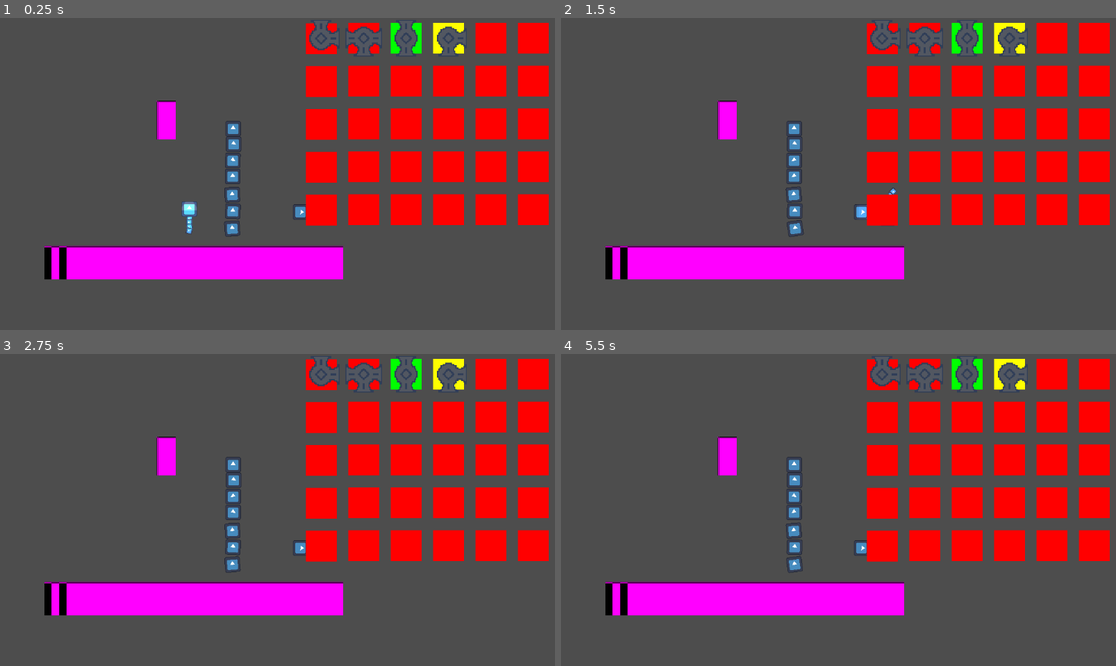
Above: before the commit, frames 1-4 (two rows, left to right).
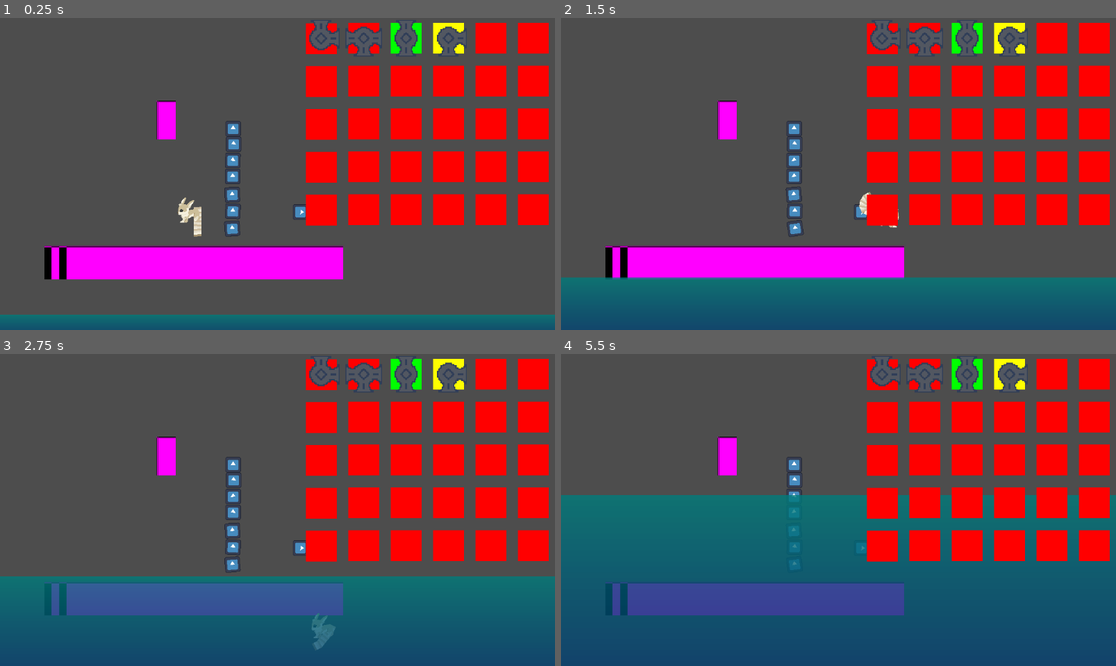
Above: after the commit, the same moments.

Repository: Daniel-M-C/CalgaryHacks2025
Game: Godot game, scene res://World/main_world.tscn
Two runs of this game, one before a commit and one after it. Both use one fixed random seed, a clock stepped at 60 frames per second and the inputs below. The engine's default icon, where the game draws it, is replaced by a stand-in: a white triangle on a blue panel in a dark square.
Inputs (mouse positions are in pixels of both pictures, inside the frame that each line leads up to):
- Up to frame 1 (0.25 s): no input
- Up to frame 2 (1.5 s): tap Enter (action) at 0.5 s; move the mouse to (960, 158) at 0.52 s; hold Enter (action) 0.53-1.28 s; hold D (right) from 0.53 s (still down); tap W (up) at 0.77, 0.8, 1.07, 1.35 s; move the mouse to (727, 189) at 1.27 s
- Up to frame 3 (2.75 s): tap W (up) at 1.52, 1.82, 2.3 s; tap Enter (action) at 1.55 s; move the mouse to (333, 441) at 2.02 s; release D (right) at 2.03 s; hold A (left) from 2.03 s (still down); hold Enter (action) from 2.03 s (still down)
- Up to frame 4 (5.5 s): move the mouse to (810, 572) at 2.77 s; release A (left) at 2.78 s; release Enter (action) at 2.78 s; hold D (right) 2.78-4.28 s; click (810, 572) at 2.85 s; tap W (up) at 3.02, 3.32, 3.77, 3.8, 4.07, 4.35, 4.52, 4.82, 5.3 s; tap Enter (action) at 3.05, 4.55 s; move the mouse to (1005, 556) at 3.52 s; hold Enter (action) 3.53-4.28 s; move the mouse to (672, 463) at 4.27 s; hold A (left) 4.28-5.03 s; move the mouse to (866, 510) at 5.02 s; hold D (right) from 5.03 s (still down); hold Enter (action) from 5.03 s (still down)

The runs differ from the first frame. In frame 1, 5.3% of the frame differs, in the area x 0-100%, y 57-100%; in frame 2, 17%; in frame 3, 29%; in frame 4, 49%, in the area x 0-100%, y 45-100%.

Commit message:
so little, yet so much time

Diff:
--- a/Animal/player_one.gd
+++ b/Animal/player_one.gd
@@ -6,9 +6,14 @@
 const MAX_HP = 100
 var hp = MAX_HP
 var carry_objext = ""
+var not_landed_yet = false
+var still_jumping = false
+var in_water = false
+
+@onready var sprite = $Sprite/AnimatedSprite2D
 
 func _physics_process(delta):
-
+	print(in_water)
 	if carry_objext:
 		if global_position.x - carry_objext.global_position.x > 50 or global_position.y - carry_objext.global_position.y > 50:
 			$GrabPoint.set_node_b("")
@@ -16,29 +21,45 @@
 
 
 	if not is_on_floor():
+		not_landed_yet = true
 		velocity += get_gravity() * delta
+		if velocity.y > 0:
+			sprite.play("falling")
+			pass # play jump up
 		if velocity.y < 0:
-			pass # play jump up
-		if velocity.y > 0:
+			if !still_jumping:
+				sprite.play("jumping")
 			pass # play jump down
+	elif not_landed_yet:
+		sprite.play("fall")
+		not_landed_yet = false
 
 	if Input.is_action_just_pressed("up") and is_on_floor():
 		velocity.y = JUMP_VELOCITY
 		$Audio/JumpSound.play()
+		sprite.play("jump")
+		still_jumping = true
 		pass # play jump start
 
 	var direction = Input.get_axis("left", "right")
 	if direction:
-		if velocity.y == 0:
+		if velocity.y == 0 and is_on_floor():
+			sprite.play("walk")
 			pass # play walking
 		velocity.x = direction * SPEED
 		if velocity.x < 0:
-			$Sprite/AnimatedSprite2D.scale.x = -0.25
+			sprite.scale.x = 1
+			$Tail.position.x = 7.0
 		elif velocity.x > 0:
-			$Sprite/AnimatedSprite2D.scale.x = 0.25
+			sprite.scale.x = -1
+			$Tail.position.x = -2.0
 	else:
+		if is_on_floor():
+			sprite.play("idle")
 		velocity.x = move_toward(velocity.x, 0, SPEED)
-
+	if in_water:
+		velocity.x /= 1.25
+		velocity.y /= 1.25
 	move_and_slide()
 
 
@@ -82,3 +103,8 @@
 
 		pass
 	pass
+
+
+func _on_animated_sprite_2d_animation_finished():
+	still_jumping = false
+	pass # Replace with function body.
--- a/Animal/player_one.tscn
+++ b/Animal/player_one.tscn
@@ -1,15 +1,38 @@
-[gd_scene load_steps=16 format=3 uid="uid://ctkpfei25vhd4"]
+[gd_scene load_steps=59 format=3 uid="uid://ctkpfei25vhd4"]
 
 [ext_resource type="Script" uid="uid://dr5a27ra4y5ll" path="res://Animal/player_one.gd" id="1_oi0yx"]
 [ext_resource type="Texture2D" uid="uid://bd4baj72jb54t" path="res://Assets/icon.svg" id="2_chexb"]
+[ext_resource type="Texture2D" uid="uid://dp8qd1mngerdh" path="res://Assets/Sprites/IMG_0690.jpg" id="2_mn4xn"]
 [ext_resource type="AudioStream" uid="uid://c0iqnvgkyy3vq" path="res://Audio/bark.wav" id="3_qx3xb"]
 [ext_resource type="AudioStream" uid="uid://d0b7p4iktdpaa" path="res://Audio/realjump.wav" id="4_0h8gg"]
+[ext_resource type="Texture2D" uid="uid://b8omg07bnht3t" path="res://Assets/Sprites/Damage/damage1.png" id="5_4yms3"]
+[ext_resource type="Texture2D" uid="uid://db5n3hjjlstew" path="res://Assets/Sprites/Idle/Base1_closed.png" id="5_qgtrj"]
+[ext_resource type="Texture2D" uid="uid://0qfv17t0cdph" path="res://Assets/Sprites/Damage/damage2.png" id="6_x4kdc"]
+[ext_resource type="Texture2D" uid="uid://5qsxlhr6uuph" path="res://Assets/Sprites/Fall/fall-2.png" id="8_5gifn"]
+[ext_resource type="Texture2D" uid="uid://d2giy35xbex3k" path="res://Assets/Sprites/Fall/fall-3.png" id="9_l32ng"]
+[ext_resource type="Texture2D" uid="uid://b42lckpdcpxdc" path="res://Assets/Sprites/Fall/fall-4.png" id="10_ud1f3"]
+[ext_resource type="Texture2D" uid="uid://d0a1bqisvyl01" path="res://Assets/Sprites/Idle/Base1_open.png" id="12_4f4sr"]
+[ext_resource type="Texture2D" uid="uid://c7kkqfwm50q4o" path="res://Assets/Sprites/Jump/jump-2.png" id="14_b2kcb"]
+[ext_resource type="Texture2D" uid="uid://0wqywyeh7erp" path="res://Assets/Sprites/Jump/jump-3.png" id="15_n3370"]
+[ext_resource type="Texture2D" uid="uid://br751u3wn27r5" path="res://Assets/Sprites/Jump/jump-4.png" id="16_n183g"]
+[ext_resource type="Texture2D" uid="uid://dlbkxbjxqaaga" path="res://Assets/Sprites/Jump/jump-5.png" id="17_wmv5b"]
+[ext_resource type="Texture2D" uid="uid://dx30s35vy6joh" path="res://Assets/Sprites/Jump/jump-6.png" id="18_3m8nl"]
+[ext_resource type="Texture2D" uid="uid://yhflk18vffky" path="res://Assets/Sprites/Jump/jump-7.png" id="19_q2xmn"]
+[ext_resource type="Texture2D" uid="uid://dvbpuqd6f2o4q" path="res://Assets/Sprites/Sitting/sit1.png" id="20_hyffb"]
+[ext_resource type="Texture2D" uid="uid://b4owx2jw0eqju" path="res://Assets/Sprites/Sitting/sit2.png" id="21_bfn65"]
+[ext_resource type="Texture2D" uid="uid://dde1jkfxhjqf0" path="res://Assets/Sprites/Sitting/sit_animatedpng.png" id="22_xmmct"]
+[ext_resource type="Texture2D" uid="uid://dc0yjv7u0qw46" path="res://Assets/Sprites/Walk/walk1.png" id="23_865jl"]
+[ext_resource type="Texture2D" uid="uid://cxs72cvnp37yf" path="res://Assets/Sprites/Walk/walk2.png" id="24_6rlec"]
+[ext_resource type="Texture2D" uid="uid://byg2a8emo7lqa" path="res://Assets/Sprites/Walk/walk3.png" id="25_kmnvg"]
+[ext_resource type="Texture2D" uid="uid://bcnqjhle3xklm" path="res://Assets/Sprites/Walk/walk4.png" id="26_didtd"]
+[ext_resource type="Texture2D" uid="uid://by8yhf54cqjbu" path="res://Assets/Sprites/Walk/walk4_closed.png" id="27_gp5fa"]
 
 [sub_resource type="CapsuleShape2D" id="CapsuleShape2D_oe7yg"]
-radius = 14.0
+radius = 13.0
+height = 40.0
 
 [sub_resource type="CircleShape2D" id="CircleShape2D_oi0yx"]
-radius = 15.0
+radius = 21.095
 
 [sub_resource type="Curve" id="Curve_oi0yx"]
 _data = [Vector2(0.0367647, 0.988764), 0.0, 0.0, 0, 0, Vector2(0.911765, 0), 0.0, 0.0, 0, 0]
@@ -34,6 +57,8 @@
 color_ramp = SubResource("GradientTexture1D_0h8gg")
 alpha_curve = SubResource("CurveTexture_chexb")
 
+[sub_resource type="CircleShape2D" id="CircleShape2D_3pwu1"]
+
 [sub_resource type="CapsuleShape2D" id="CapsuleShape2D_chexb"]
 radius = 1.0
 height = 2.0
@@ -41,27 +66,211 @@
 [sub_resource type="CircleShape2D" id="CircleShape2D_chexb"]
 radius = 37.054
 
-[sub_resource type="AtlasTexture" id="AtlasTexture_qx3xb"]
-atlas = ExtResource("2_chexb")
-region = Rect2(0, 0, 128, 128)
+[sub_resource type="AtlasTexture" id="AtlasTexture_ro3xd"]
+atlas = ExtResource("5_4yms3")
+region = Rect2(0, 0, 64, 64)
+
+[sub_resource type="AtlasTexture" id="AtlasTexture_t2uow"]
+atlas = ExtResource("6_x4kdc")
+region = Rect2(0, 0, 64, 64)
+
+[sub_resource type="AtlasTexture" id="AtlasTexture_xxjlb"]
+atlas = ExtResource("8_5gifn")
+region = Rect2(0, 0, 70, 64)
+
+[sub_resource type="AtlasTexture" id="AtlasTexture_5i3qy"]
+atlas = ExtResource("9_l32ng")
+region = Rect2(0, 0, 70, 64)
+
+[sub_resource type="AtlasTexture" id="AtlasTexture_68ytl"]
+atlas = ExtResource("10_ud1f3")
+region = Rect2(0, 0, 70, 64)
+
+[sub_resource type="AtlasTexture" id="AtlasTexture_wmuud"]
+atlas = ExtResource("5_qgtrj")
+region = Rect2(0, 0, 64, 64)
+
+[sub_resource type="AtlasTexture" id="AtlasTexture_yuxd3"]
+atlas = ExtResource("12_4f4sr")
+region = Rect2(0, 0, 64, 64)
+
+[sub_resource type="AtlasTexture" id="AtlasTexture_mvk2r"]
+atlas = ExtResource("14_b2kcb")
+region = Rect2(0, 0, 76, 81)
+
+[sub_resource type="AtlasTexture" id="AtlasTexture_2811n"]
+atlas = ExtResource("15_n3370")
+region = Rect2(0, 0, 76, 81)
+
+[sub_resource type="AtlasTexture" id="AtlasTexture_5lsmk"]
+atlas = ExtResource("16_n183g")
+region = Rect2(0, 0, 76, 81)
+
+[sub_resource type="AtlasTexture" id="AtlasTexture_igunv"]
+atlas = ExtResource("17_wmv5b")
+region = Rect2(0, 0, 76, 81)
+
+[sub_resource type="AtlasTexture" id="AtlasTexture_47102"]
+atlas = ExtResource("18_3m8nl")
+region = Rect2(0, 0, 76, 81)
+
+[sub_resource type="AtlasTexture" id="AtlasTexture_b7bph"]
+atlas = ExtResource("19_q2xmn")
+region = Rect2(0, 0, 76, 81)
+
+[sub_resource type="AtlasTexture" id="AtlasTexture_5ecdl"]
+atlas = ExtResource("20_hyffb")
+region = Rect2(0, 0, 64, 64)
+
+[sub_resource type="AtlasTexture" id="AtlasTexture_mqx43"]
+atlas = ExtResource("21_bfn65")
+region = Rect2(0, 0, 64, 64)
+
+[sub_resource type="AtlasTexture" id="AtlasTexture_v8yfk"]
+atlas = ExtResource("22_xmmct")
+region = Rect2(0, 0, 64, 64)
+
+[sub_resource type="AtlasTexture" id="AtlasTexture_81i0k"]
+atlas = ExtResource("23_865jl")
+region = Rect2(0, 0, 64, 64)
+
+[sub_resource type="AtlasTexture" id="AtlasTexture_nlr6g"]
+atlas = ExtResource("24_6rlec")
+region = Rect2(0, 0, 64, 64)
+
+[sub_resource type="AtlasTexture" id="AtlasTexture_js4p3"]
+atlas = ExtResource("25_kmnvg")
+region = Rect2(0, 0, 64, 64)
+
+[sub_resource type="AtlasTexture" id="AtlasTexture_nu5us"]
+atlas = ExtResource("26_didtd")
+region = Rect2(0, 0, 64, 64)
+
+[sub_resource type="AtlasTexture" id="AtlasTexture_fqdqf"]
+atlas = ExtResource("27_gp5fa")
+region = Rect2(0, 0, 64, 64)
 
 [sub_resource type="SpriteFrames" id="SpriteFrames_0h8gg"]
 animations = [{
 "frames": [{
 "duration": 1.0,
-"texture": SubResource("AtlasTexture_qx3xb")
+"texture": SubResource("AtlasTexture_ro3xd")
+}, {
+"duration": 1.0,
+"texture": SubResource("AtlasTexture_t2uow")
 }],
 "loop": true,
-"name": &"default",
+"name": &"damage",
+"speed": 5.0
+}, {
+"frames": [{
+"duration": 1.0,
+"texture": SubResource("AtlasTexture_xxjlb")
+}, {
+"duration": 1.0,
+"texture": SubResource("AtlasTexture_5i3qy")
+}, {
+"duration": 1.0,
+"texture": SubResource("AtlasTexture_68ytl")
+}],
+"loop": false,
+"name": &"fall",
+"speed": 5.0
+}, {
+"frames": [{
+"duration": 1.0,
+"texture": SubResource("AtlasTexture_xxjlb")
+}],
+"loop": false,
+"name": &"falling",
+"speed": 5.0
+}, {
+"frames": [{
+"duration": 0.5,
+"texture": SubResource("AtlasTexture_wmuud")
+}, {
+"duration": 5.0,
+"texture": SubResource("AtlasTexture_yuxd3")
+}],
+"loop": true,
+"name": &"idle",
+"speed": 5.0
+}, {
+"frames": [{
+"duration": 1.0,
+"texture": SubResource("AtlasTexture_mvk2r")
+}, {
+"duration": 1.0,
+"texture": SubResource("AtlasTexture_2811n")
+}, {
+"duration": 1.0,
+"texture": SubResource("AtlasTexture_5lsmk")
+}, {
+"duration": 1.0,
+"texture": SubResource("AtlasTexture_igunv")
+}, {
+"duration": 1.0,
+"texture": SubResource("AtlasTexture_47102")
+}, {
+"duration": 1.0,
+"texture": SubResource("AtlasTexture_b7bph")
+}],
+"loop": false,
+"name": &"jump",
+"speed": 15.0
+}, {
+"frames": [{
+"duration": 1.0,
+"texture": SubResource("AtlasTexture_47102")
+}],
+"loop": false,
+"name": &"jumping",
+"speed": 1.0
+}, {
+"frames": [{
+"duration": 5.0,
+"texture": SubResource("AtlasTexture_5ecdl")
+}, {
+"duration": 0.5,
+"texture": SubResource("AtlasTexture_mqx43")
+}, {
+"duration": 2.5,
+"texture": SubResource("AtlasTexture_v8yfk")
+}],
+"loop": true,
+"name": &"sit",
+"speed": 5.0
+}, {
+"frames": [{
+"duration": 1.0,
+"texture": SubResource("AtlasTexture_81i0k")
+}, {
+"duration": 1.0,
+"texture": SubResource("AtlasTexture_nlr6g")
+}, {
+"duration": 1.0,
+"texture": SubResource("AtlasTexture_js4p3")
+}, {
+"duration": 1.0,
+"texture": SubResource("AtlasTexture_nu5us")
+}, {
+"duration": 1.0,
+"texture": SubResource("AtlasTexture_fqdqf")
+}],
+"loop": true,
+"name": &"walk",
 "speed": 5.0
 }]
 
-[node name="PlayerOne" type="CharacterBody2D"]
+[node name="PlayerOne" type="CharacterBody2D" groups=["player"]]
 z_index = 3
-collision_layer = 0
+collision_layer = 16
+collision_mask = 17
 script = ExtResource("1_oi0yx")
 
 [node name="CollisionShape2D" type="CollisionShape2D" parent="."]
+position = Vector2(0, 11)
+rotation = 1.5708
 shape = SubResource("CapsuleShape2D_oe7yg")
 
 [node name="HurtBox" type="Area2D" parent="."]
@@ -69,6 +278,7 @@
 collision_mask = 8
 
 [node name="CollisionShape2D" type="CollisionShape2D" parent="HurtBox"]
+position = Vector2(-2, 9)
 shape = SubResource("CircleShape2D_oi0yx")
 
 [node name="GPUParticles2D" type="GPUParticles2D" parent="."]
@@ -79,24 +289,41 @@
 
 [node name="Tail" type="Node2D" parent="."]
 z_index = 2
-position = Vector2(3, 0)
+position = Vector2(20, 13)
 rotation = -1.5708
 
+[node name="TailBase" type="StaticBody2D" parent="Tail"]
+collision_layer = 0
+collision_mask = 0
+
+[node name="Sprite2D" type="Sprite2D" parent="Tail/TailBase"]
+position = Vector2(4.00002, -4.99999)
+rotation = 2.58309
+scale = Vector2(0.5, 0.5)
+texture = ExtResource("2_mn4xn")
+
+[node name="CollisionShape2D" type="CollisionShape2D" parent="Tail/TailBase"]
+position = Vector2(6.00001, -2.99998)
+shape = SubResource("CircleShape2D_3pwu1")
+
 [node name="PinJoint2D" type="PinJoint2D" parent="Tail"]
-position = Vector2(6, -3)
-node_a = NodePath("../..")
+position = Vector2(8.00001, -3.99997)
+node_a = NodePath("../TailBase")
 node_b = NodePath("../TailBody")
+motor_enabled = true
+motor_target_velocity = 0.0174533
 
 [node name="TailBody" type="RigidBody2D" parent="Tail"]
 position = Vector2(0, -3)
 collision_layer = 0
 collision_mask = 0
-mass = 0.5
-inertia = 15.0
+mass = 0.25
+gravity_scale = 0.5
+inertia = 50.0
 
 [node name="Sprite2D" type="Sprite2D" parent="Tail/TailBody"]
-scale = Vector2(0.1, 0.1)
-texture = ExtResource("2_chexb")
+rotation = 3.14159
+texture = ExtResource("2_mn4xn")
 
 [node name="CollisionShape2D" type="CollisionShape2D" parent="Tail/TailBody"]
 position = Vector2(0, 1)
@@ -106,17 +333,20 @@
 position = Vector2(-4, -3)
 node_a = NodePath("../TailBody")
 node_b = NodePath("../TailBody2")
+motor_enabled = true
+motor_target_velocity = 0.0174533
 
 [node name="TailBody2" type="RigidBody2D" parent="Tail"]
 position = Vector2(-9, -3)
 collision_layer = 0
 collision_mask = 0
-mass = 0.5
-inertia = 15.0
+mass = 0.25
+gravity_scale = 0.5
+inertia = 50.0
 
 [node name="Sprite2D" type="Sprite2D" parent="Tail/TailBody2"]
-scale = Vector2(0.1, 0.1)
-texture = ExtResource("2_chexb")
+rotation = 3.14159
+texture = ExtResource("2_mn4xn")
 
 [node name="CollisionShape2D" type="CollisionShape2D" parent="Tail/TailBody2"]
 shape = SubResource("CapsuleShape2D_chexb")
@@ -125,17 +355,20 @@
 position = Vector2(-14, -3)
 node_a = NodePath("../TailBody2")
 node_b = NodePath("../TailBody3")
+motor_enabled = true
+motor_target_velocity = 0.0174533
 
 [node name="TailBody3" type="RigidBody2D" parent="Tail"]
 position = Vector2(-19, -3)
 collision_layer = 0
 collision_mask = 0
-mass = 0.5
-inertia = 15.0
+mass = 0.25
+gravity_scale = 0.5
+inertia = 50.0
 
 [node name="Sprite2D" type="Sprite2D" parent="Tail/TailBody3"]
-scale = Vector2(0.1, 0.1)
-texture = ExtResource("2_chexb")
+rotation = 3.14159
+texture = ExtResource("2_mn4xn")
 
 [node name="CollisionShape2D" type="CollisionShape2D" parent="Tail/TailBody3"]
 position = Vector2(0, 3)
@@ -145,17 +378,20 @@
 position = Vector2(-23, -3)
 node_a = NodePath("../TailBody3")
 node_b = NodePath("../TailBody4")
+motor_enabled = true
+motor_target_velocity = 0.0174533
 
 [node name="TailBody4" type="RigidBody2D" parent="Tail"]
 position = Vector2(-27, -3)
 collision_layer = 0
 collision_mask = 0
-mass = 0.5
-inertia = 15.0
+mass = 0.25
+gravity_scale = 0.5
+inertia = 50.0
 
 [node name="Sprite2D" type="Sprite2D" parent="Tail/TailBody4"]
-scale = Vector2(0.1, 0.1)
-texture = ExtResource("2_chexb")
+rotation = 3.14159
+texture = ExtResource("2_mn4xn")
 
 [node name="CollisionShape2D" type="CollisionShape2D" parent="Tail/TailBody4"]
 position = Vector2(0, 1)
@@ -165,17 +401,20 @@
 position = Vector2(-31, -3)
 node_a = NodePath("../TailBody4")
 node_b = NodePath("../TailBody5")
+motor_enabled = true
+motor_target_velocity = 0.0174533
 
 [node name="TailBody5" type="RigidBody2D" parent="Tail"]
 position = Vector2(-36, -3)
 collision_layer = 0
 collision_mask = 0
-mass = 0.5
-inertia = 15.0
+mass = 0.25
+gravity_scale = 0.5
+inertia = 50.0
 
 [node name="Sprite2D" type="Sprite2D" parent="Tail/TailBody5"]
-scale = Vector2(0.1, 0.1)
-texture = ExtResource("2_chexb")
+rotation = 3.14159
+texture = ExtResource("2_mn4xn")
 
 [node name="CollisionShape2D" type="CollisionShape2D" parent="Tail/TailBody5"]
 shape = SubResource("CapsuleShape2D_chexb")
@@ -184,23 +423,27 @@
 position = Vector2(-40, -3)
 node_a = NodePath("../TailBody5")
 node_b = NodePath("../TailBody6")
+motor_enabled = true
+motor_target_velocity = 0.0174533
 
 [node name="TailBody6" type="RigidBody2D" parent="Tail"]
 position = Vector2(-45, -3)
 collision_layer = 0
 collision_mask = 0
-mass = 0.5
-inertia = 15.0
+mass = 0.25
+gravity_scale = 0.5
+inertia = 50.0
 
 [node name="Sprite2D" type="Sprite2D" parent="Tail/TailBody6"]
-scale = Vector2(0.1, 0.1)
-texture = ExtResource("2_chexb")
+rotation = 3.14159
+texture = ExtResource("2_mn4xn")
 
 [node name="CollisionShape2D" type="CollisionShape2D" parent="Tail/TailBody6"]
 position = Vector2(0, 3)
 shape = SubResource("CapsuleShape2D_chexb")
 
 [node name="CarryArea" type="Area2D" parent="."]
+position = Vector2(-2, 6)
 collision_layer = 4
 collision_mask = 4
 
@@ -209,6 +452,7 @@
 shape = SubResource("CircleShape2D_chexb")
 
 [node name="InteractArea" type="Area2D" parent="."]
+position = Vector2(-2, 6)
 collision_layer = 2
 collision_mask = 2
 
@@ -230,13 +474,15 @@
 
 [node name="Sprite" type="Node2D" parent="."]
 
-[node name="PointLight2D" type="PointLight2D" parent="Sprite"]
-texture = ExtResource("2_chexb")
-
 [node name="AnimatedSprite2D" type="AnimatedSprite2D" parent="Sprite"]
 z_index = 3
-position = Vector2(1.90735e-06, -0.999998)
-scale = Vector2(0.25, 0.25)
+position = Vector2(0, -4)
 sprite_frames = SubResource("SpriteFrames_0h8gg")
+animation = &"fall"
+
+[node name="PointLight2D" type="PointLight2D" parent="Sprite/AnimatedSprite2D"]
+visible = false
+texture = ExtResource("2_chexb")
 
 [connection signal="body_entered" from="HurtBox" to="." method="_on_hurt_box_body_entered"]
+[connection signal="animation_finished" from="Sprite/AnimatedSprite2D" to="." method="_on_animated_sprite_2d_animation_finished"]
--- a/World/AnimalInteract/plug.gd
+++ b/World/AnimalInteract/plug.gd
@@ -1,16 +1,34 @@
 extends StaticBody2D
-@export var start_cable : Node
+#@export var start_cable : Node
 @export var flow_puzzle : Node
+enum COLOUR {
+	RED,
+	GREEN,
+	YELLOW
+}
+
+@export var colour : COLOUR = COLOUR.RED:
+	set(val):
+		colour = val
 
 
 func _ready():
-	if start_cable:
-		connect_plug(start_cable)
+	##if start_cable:
+	##	connect_plug(start_cable)
+	pass
 
 func connect_plug(cable):
 	print(cable)
 	$PinJoint2D.set_node_b(cable.get_path())
+	match colour:
+		COLOUR.RED:
+			flow_puzzle.active_color = flow_puzzle.PIPE_COLOR.RED
+		COLOUR.GREEN:
+			flow_puzzle.active_color = flow_puzzle.PIPE_COLOR.GREEN
+		COLOUR.YELLOW:
+			flow_puzzle.active_color = flow_puzzle.PIPE_COLOR.YELLOW
 
 	pass
 func disconnect_plug():
 	$PinJoint2D.set_node_b("")
+	flow_puzzle.active_color = -1
--- a/World/main_world.tscn
+++ b/World/main_world.tscn
@@ -1,10 +1,11 @@
-[gd_scene load_steps=6 format=3 uid="uid://i5nl44n31aam"]
+[gd_scene load_steps=7 format=3 uid="uid://i5nl44n31aam"]
 
 [ext_resource type="PackedScene" uid="uid://dwryfod28727j" path="res://World/InteractibleObjects/draggable_platform.tscn" id="1_16qqv"]
 [ext_resource type="PackedScene" uid="uid://ctkpfei25vhd4" path="res://Animal/player_one.tscn" id="2_rocas"]
 [ext_resource type="PackedScene" uid="uid://bhsrdhvqho0uw" path="res://World/AnimalInteract/cable.tscn" id="3_r6447"]
 [ext_resource type="PackedScene" uid="uid://cvl2y5enk7w5q" path="res://World/AnimalInteract/plug.tscn" id="5_8h63e"]
 [ext_resource type="PackedScene" uid="uid://bl62rm785ghlx" path="res://World/InteractibleObjects/pipe_puzzle.tscn" id="5_8rdcw"]
+[ext_resource type="PackedScene" uid="uid://e2smnpjo0mfw" path="res://water.tscn" id="6_8h63e"]
 
 [node name="MainWorld" type="Node2D"]
 
@@ -19,15 +20,20 @@
 position = Vector2(402, 508)
 scale = Vector2(15.5215, 0.871832)
 lock_y = true
+max_x = 1e+07
+min_x = -1e+08
 
 [node name="Cable" parent="." instance=ExtResource("3_r6447")]
 position = Vector2(484, 232)
 
-[node name="Plug" parent="." node_paths=PackedStringArray("start_cable", "flow_puzzle") instance=ExtResource("5_8h63e")]
+[node name="Plug" parent="." node_paths=PackedStringArray("flow_puzzle") instance=ExtResource("5_8h63e")]
 position = Vector2(624, 403)
-start_cable = NodePath("../Cable")
 flow_puzzle = NodePath("../CanvasLayer/PipePuzzle")
 
 [node name="CanvasLayer" type="CanvasLayer" parent="."]
 
 [node name="PipePuzzle" parent="CanvasLayer" instance=ExtResource("5_8rdcw")]
+
+[node name="water" parent="." instance=ExtResource("6_8h63e")]
+position = Vector2(578, 661)
+current_state = 1
--- a/project.godot
+++ b/project.godot
@@ -49,6 +49,7 @@
 2d_physics/layer_2="AnimalAction"
 2d_physics/layer_3="AnimalCarry"
 2d_physics/layer_4="PlayerHurter"
+2d_physics/layer_5="Water"
 
 [rendering]
 
--- /dev/null
+++ b/water.gd
@@ -0,0 +1,40 @@
+extends Area2D
+
+enum State {
+	STILL,
+	RISING,
+	LOWERING
+}
+@export var current_state = State.STILL
+var speed = 2
+
+func _ready():
+	pass
+
+func _process(delta):
+	match current_state:
+		State.STILL:
+			pass
+		State.RISING:
+			scale.y += delta * speed
+			pass
+		State.LOWERING:
+			scale.y -= delta * speed
+			pass
+		_:
+			pass
+	clamp(scale.y, 0, 1000)
+
+	pass
+
+
+func _on_body_entered(body):
+	if body.is_in_group("player"):
+		body.in_water = true
+	pass # Replace with function body.
+
+
+func _on_body_exited(body):
+	if body.is_in_group("player"):
+		body.in_water = false
+	pass # Replace with function body.
--- /dev/null
+++ b/water.tscn
@@ -0,0 +1,32 @@
+[gd_scene load_steps=5 format=3 uid="uid://e2smnpjo0mfw"]
+
+[ext_resource type="Script" uid="uid://hejqyaykenmb" path="res://water.gd" id="1_qi1wl"]
+
+[sub_resource type="Gradient" id="Gradient_seble"]
+colors = PackedColorArray(0, 0.482353, 0.486275, 0.8, 0, 0, 0.423529, 0.72549)
+
+[sub_resource type="GradientTexture2D" id="GradientTexture2D_qi1wl"]
+gradient = SubResource("Gradient_seble")
+
+[sub_resource type="RectangleShape2D" id="RectangleShape2D_7wcun"]
+size = Vector2(64, 64)
+
+[node name="water" type="Area2D"]
+z_index = 10
+scale = Vector2(1.53885, 0.951311)
+collision_layer = 16
+collision_mask = 16
+script = ExtResource("1_qi1wl")
+
+[node name="Sprite2D" type="Sprite2D" parent="."]
+rotation = 1.5708
+scale = Vector2(0.962937, 28.4563)
+texture = SubResource("GradientTexture2D_qi1wl")
+
+[node name="CollisionShape2D" type="CollisionShape2D" parent="."]
+rotation = 1.5708
+scale = Vector2(0.962937, 28.4563)
+shape = SubResource("RectangleShape2D_7wcun")
+
+[connection signal="body_entered" from="." to="." method="_on_body_entered"]
+[connection signal="body_exited" from="." to="." method="_on_body_exited"]
Not shown, added: Assets/Environment/cable_questionable.png.import
Not shown, added: Assets/Environment/nice_cable.png.import
Binary file added: Assets/Sprites/IMG_0690.jpg
Not shown, added: Assets/Sprites/IMG_0690.jpg.import
Not shown, added: water.gd.uid
